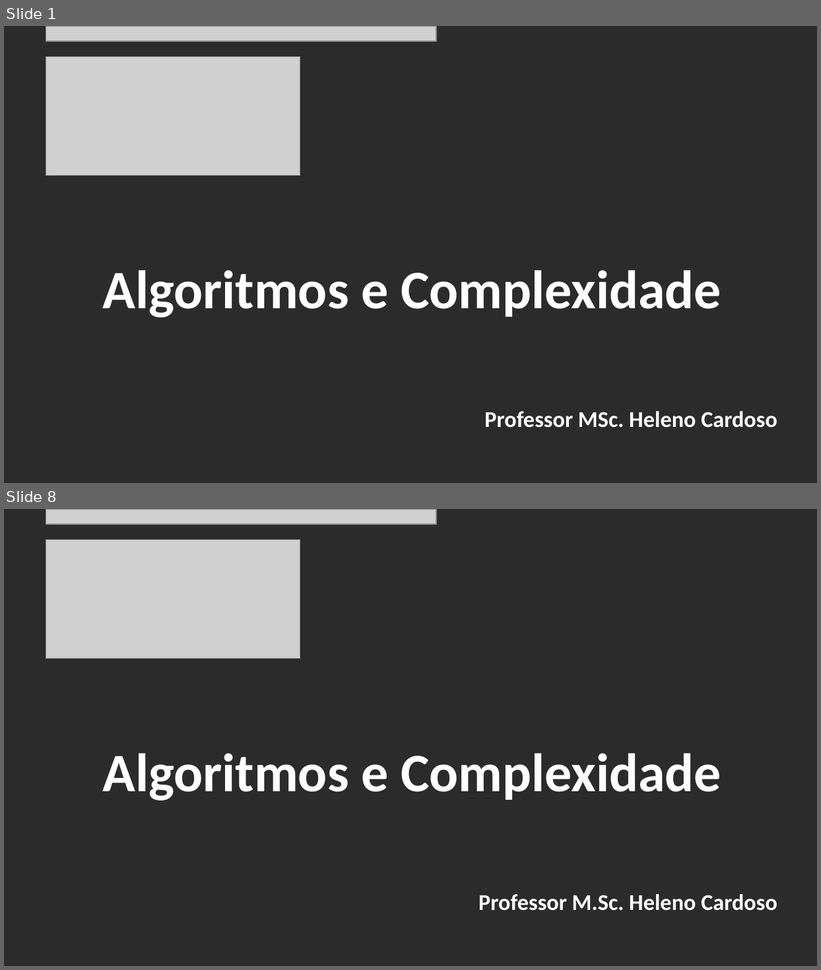
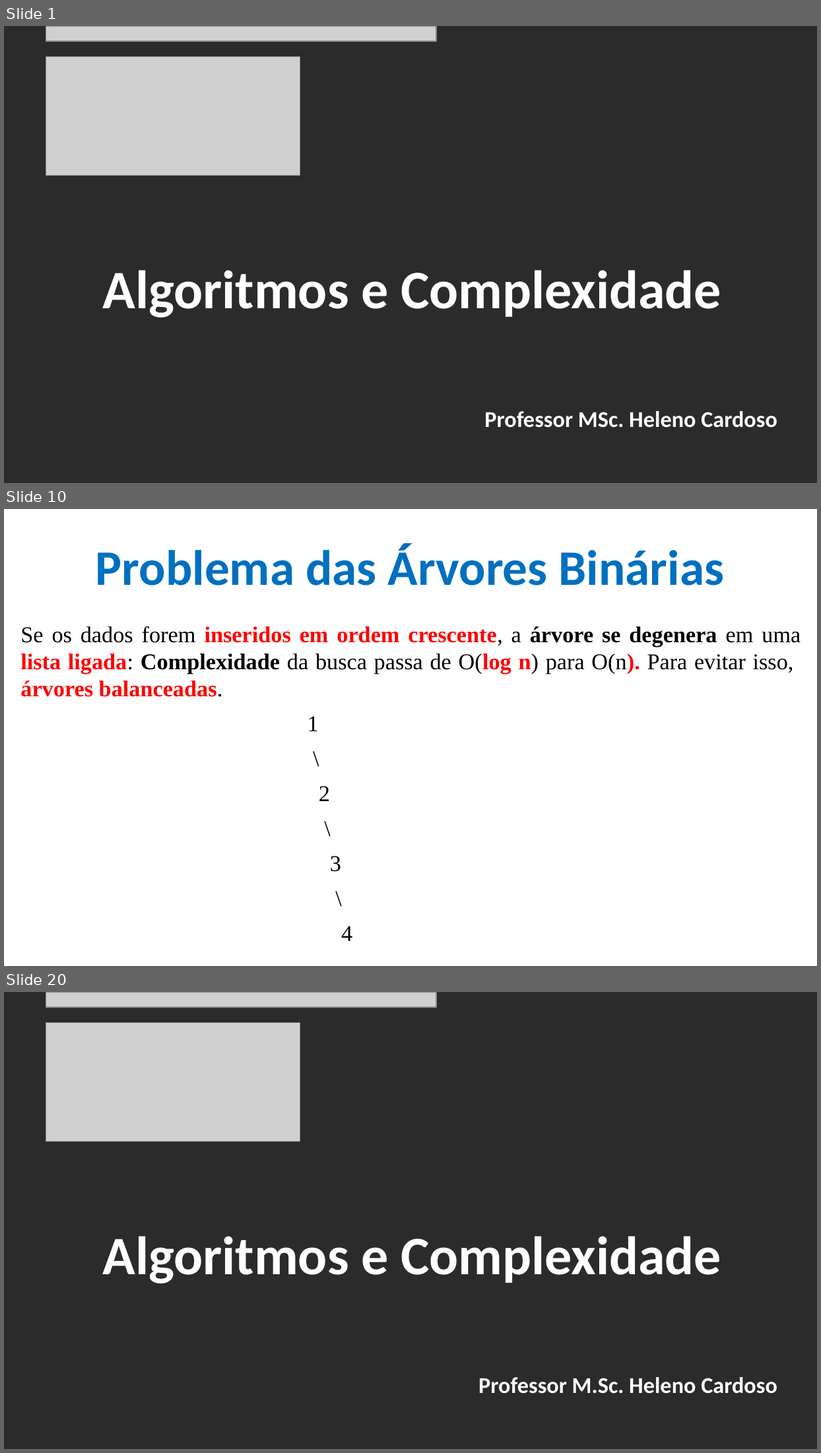
Before and after one commit to CloudEducationBrazil/WydenAlgoritmosEComplexidade, a slide deck: 01 Classes/Aula 06 - Algoritmos e Complexidade - Árvore Binária e AVL.pptx. Shown one above the other, each under a label of ours: slides 1 and 8 before the commit, slides 1, 10 and 20 after it; the slides between them are not shown. The pictures are 821x970 and 821x1453 pixels, drawn with LibreOffice and Linux fonts; fonts in the diff are those of the drawing; grey boxes stand for pictures; background and template pictures are left out; a plain dark background stands for a picture behind light text. Boxes give left, top, right and bottom in pixels: in the first picture for what was removed or moved away, otherwise in the second. Text is boxed around its words. In the diff, an @@ line names an element or a change of style, - is before the commit and + after.

```diff
--- a/01 Classes/Aula 06 - Algoritmos e Complexidade - Árvore Binária e AVL.pptx
+++ b/01 Classes/Aula 06 - Algoritmos e Complexidade - Árvore Binária e AVL.pptx
@@ slide 10 added at (4, 509, 817, 966), background picture (left out) @@
@@ title added at (96, 544, 724, 586), 44 pt, text #0070C0, bold @@
+Problema das Árvores Binárias
@@ text added at (20, 626, 801, 941), 20 pt, text #000000, bold @@
+Se os dados forem inseridos em ordem crescente, a árvore se degenera em uma lista ligada: Complexidade da busca passa de O(log n) para O(n). Para evitar isso, árvores balanceadas.
+              1
+              \
+              2
+              \
+              3
+              \
+              4
@@ what was slide 8 is now slide 20 @@
```
Also in this commit, not shown: 6 slides changed, 11 other slides added, 5 other files.
